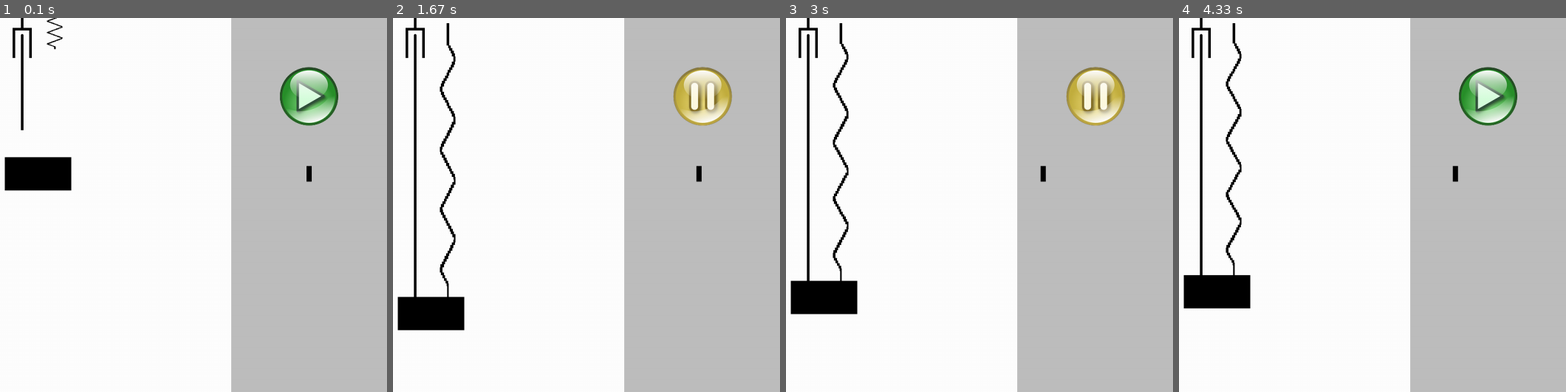
Above: before the commit, frames 1-4 (left to right).
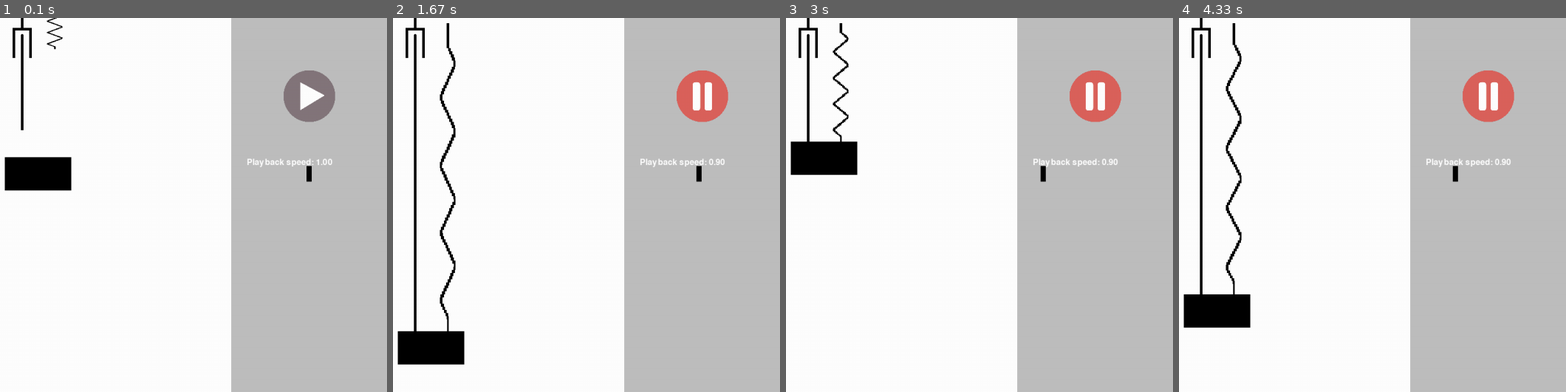
Above: after the commit, the same moments.

Repository: KamilGrundas/Damping_Simulator
Game: pygame game, started from code/main.py
Two runs of this game, one before a commit and one after it. Both use one fixed random seed, a clock stepped at 60 frames per second and the inputs below.
Inputs (mouse positions are in pixels of both pictures, inside the frame that each line leads up to):
- Up to frame 1 (0.1 s): no input
- Up to frame 2 (1.67 s): press the mouse at (702, 96) at 0.37 s; move the mouse to (470, 193) at 0.47 s; release the mouse at (outside the picture) at 0.6 s; press the mouse at (702, 96) at 0.7 s; move the mouse to (509, 81) at 0.8 s; release the mouse at (outside the picture) at 0.93 s; press the mouse at (702, 175) at 1.03 s; move the mouse to (698, 257) at 1.13 s; release the mouse at (698, 347) at 1.27 s; press the mouse at (702, 96) at 1.37 s; move the mouse to (501, 208) at 1.47 s; release the mouse at (outside the picture) at 1.6 s
- Up to frame 3 (3 s): press the mouse at (1091, 175) at 1.7 s; move the mouse to (875, 219) at 1.8 s; release the mouse at (outside the picture) at 1.93 s; press the mouse at (1056, 175) at 2.03 s; move the mouse to (1072, 118) at 2.13 s; release the mouse at (1087, 62) at 2.27 s; press the mouse at (1095, 96) at 2.37 s; move the mouse to (952, 81) at 2.47 s; release the mouse at (809, 62) at 2.6 s; press the mouse at (1080, 175) at 2.7 s; move the mouse to (929, 205) at 2.8 s; release the mouse at (outside the picture) at 2.93 s
- Up to frame 4 (4.33 s): press the mouse at (1434, 175) at 3.03 s; move the mouse to (1360, 178) at 3.13 s; release the mouse at (1283, 182) at 3.27 s; press the mouse at (1488, 96) at 3.37 s; move the mouse to (1399, 167) at 3.47 s; release the mouse at (1310, 238) at 3.6 s; press the mouse at (1488, 96) at 3.7 s; move the mouse to (1295, 85) at 3.8 s; release the mouse at (outside the picture) at 3.93 s; press the mouse at (1426, 175) at 4.03 s; move the mouse to (1446, 118) at 4.13 s; release the mouse at (1465, 66) at 4.27 s

The runs differ from the first frame. In frame 1, 2.0% of the frame differs, in the area x 63-88%, y 13-40%; in frame 2, 6.2%, in the area x 1-88%, y 7-93%; in frame 3, 6.0%; in frame 4, 4.8%.

Commit message:
code refactor

Diff:
--- a/code/button.py
+++ b/code/button.py
@@ -7,7 +7,9 @@
 
         self.play_image = pygame.image.load(PLAY_BUTTON).convert_alpha()
         self.pause_image = pygame.image.load(PAUSE_BUTTON).convert_alpha()
-        self.image = self.play_image
+        self.play_image_resized = pygame.transform.scale(self.play_image, (100,100))
+        self.pause_image_resized = pygame.transform.scale(self.pause_image, (100,100))
+        self.image = self.play_image_resized
         self.rect = self.image.get_rect(center=pos)
         self.is_playing = True  # Track whether the button is in play state
         self.last_state_change_time = pygame.time.get_ticks()
@@ -26,8 +28,8 @@
     def toggle_state(self):
         self.is_playing = not self.is_playing
         if self.is_playing:
-            self.image = self.play_image
+            self.image = self.play_image_resized
             # Add code here to handle play state
         else:
-            self.image = self.pause_image
+            self.image = self.pause_image_resized
             # Add code here to handle pause state
--- a/code/circle.py
+++ b/code/circle.py
@@ -67,7 +67,7 @@
                     self.max_speed = self.max_speed/self.k
 
 
-        print(self.max_speed)
+        #print(self.max_speed)
 
 
 
--- a/code/level.py
+++ b/code/level.py
@@ -26,7 +26,7 @@
 	def setup(self):
 		self.side_menu = SideMenu((SCREEN_WIDTH-SIDE_MENU_WIDTH/2,SCREEN_HEIGHT/2), self.all_sprites)
 		self.start_button = Button((SCREEN_WIDTH-SIDE_MENU_WIDTH/2,150), self.controls)
-		self.slider = Slider((SCREEN_WIDTH-SIDE_MENU_WIDTH/2, 300), self.controls)
+		self.playback_speed = Slider((SCREEN_WIDTH-SIDE_MENU_WIDTH/2, 300), self.controls,self.display_surface, "Playback speed")
 		self.circle = Circle((SCREEN_WIDTH/2 -32,300), self.all_sprites)
 		self.spring = Spring((SCREEN_WIDTH/2,10),self.circle, self.all_sprites)
 		self.silencer = Silencer((SCREEN_WIDTH/2 - 64,100),self.circle, self.all_sprites)
@@ -50,7 +50,7 @@
 		self.display_surface.fill('white')
 		self.all_sprites.draw(self.display_surface)
 		self.controls.draw(self.display_surface)
-		self.circle.k = self.slider.k
+		self.circle.k = self.playback_speed.k
 		self.controls.update()
 		self.input()
 		if self.start_button.is_playing == False:
--- a/code/settings.py
+++ b/code/settings.py
@@ -6,9 +6,13 @@
 TILE_SIZE = 64
 
 #buttons
-PLAY_BUTTON = "graphics/buttons/play-button.png"
-PAUSE_BUTTON = "graphics/buttons/pause-button.png"
-STOP_BUTTON = "graphics/buttons/stop-button.png"
+PLAY_BUTTON = "graphics/buttons/play_button.png"
+PAUSE_BUTTON = "graphics/buttons/pause_button.png"
+STOP_BUTTON = "graphics/buttons/stop_button.png"
+
+#sliders
+SLIDER_MAX = 1250
+SLIDER_MIN = 1010
 
 # overlay positions
 OVERLAY_POSITIONS = {
--- a/code/slider.py
+++ b/code/slider.py
@@ -2,30 +2,37 @@
 from settings import *
 
 class Slider(pygame.sprite.Sprite):
-    def __init__(self, pos, group):
+    def __init__(self, pos, group,display_surface, name):
         super().__init__(group)
 
+        self.display_surface = display_surface
+        self.name = name
         self.image = pygame.Surface((10, 30), pygame.SRCALPHA)
         self.image.fill("black")
 
+
+        self.start_x = pos[0]
+        self.start_y = pos[1]
         # Draw a green circle on the image surface
         #pygame.draw.circle(self.image, (0, 255, 0), (32, 32), 32)
 
         # Set the position of the sprite
         self.rect = self.image.get_rect(center=pos)
         self.dragging = False  # Flag to track whether the slider is being dragged
-        self.value = 0.5  # Initial value (between 0 and 1)
+
+        self.pitch = 0.25
+        self.max = 2
+        self.min = 0.25
+        self.start_value = 1
 
         self.k = 1
 
 
     def update(self):
+
         mouse_pos = pygame.mouse.get_pos()
         mouse_click = pygame.mouse.get_pressed()
-        if self.rect.x < SCREEN_WIDTH-SIDE_MENU_WIDTH + 30:
-            self.rect.x = SCREEN_WIDTH-SIDE_MENU_WIDTH + 30
-        elif self.rect.x > SCREEN_WIDTH - 30:
-            self.rect.x = SCREEN_WIDTH - 30
+
 
         if self.rect.collidepoint(mouse_pos) and mouse_click[0]:
             if self.rect.collidepoint(mouse_pos):
@@ -38,10 +45,21 @@
             # Ensure the slider stays within its bounding box
             self.rect.centerx = max(self.rect.left, min(mouse_pos[0], self.rect.right))
 
-        self.k = self.rect.x/1000
+        if self.rect.x < SLIDER_MIN:
+            self.rect.x = SLIDER_MIN
+        elif self.rect.x > SLIDER_MAX:
+            self.rect.x = SLIDER_MAX
+
+
+
+        self.k = int(self.rect.x/112.5)/10
+
+
+        #print(self.k)
+        self.draw_value(self.display_surface)
 
     def draw_value(self, screen):
         # Draw the value of the slider (for demonstration purposes)
-        font = pygame.font.Font(None, 36)
-        value_text = font.render(f"{self.value:.2f}", True, (255, 255, 255))
-        screen.blit(value_text, (self.rect.right + 10, self.rect.centery - value_text.get_height() // 2))
+        font = pygame.font.Font(None, 24)
+        value_text = font.render(f"{self.name}: {self.k:.2f}", True, (255, 255, 255))
+        screen.blit(value_text, (self.start_x - 120, self.start_y - 30))
Renamed: graphics/buttons/pause-button.png -> graphics/archive/pause-button.png
Renamed: graphics/buttons/play-button.png -> graphics/archive/play-button.png
Renamed: graphics/buttons/stop-button.png -> graphics/archive/stop-button.png
Binary file added: graphics/buttons/pause_button.png
Binary file added: graphics/buttons/play_button.png
Binary file added: graphics/buttons/replay_button.png
